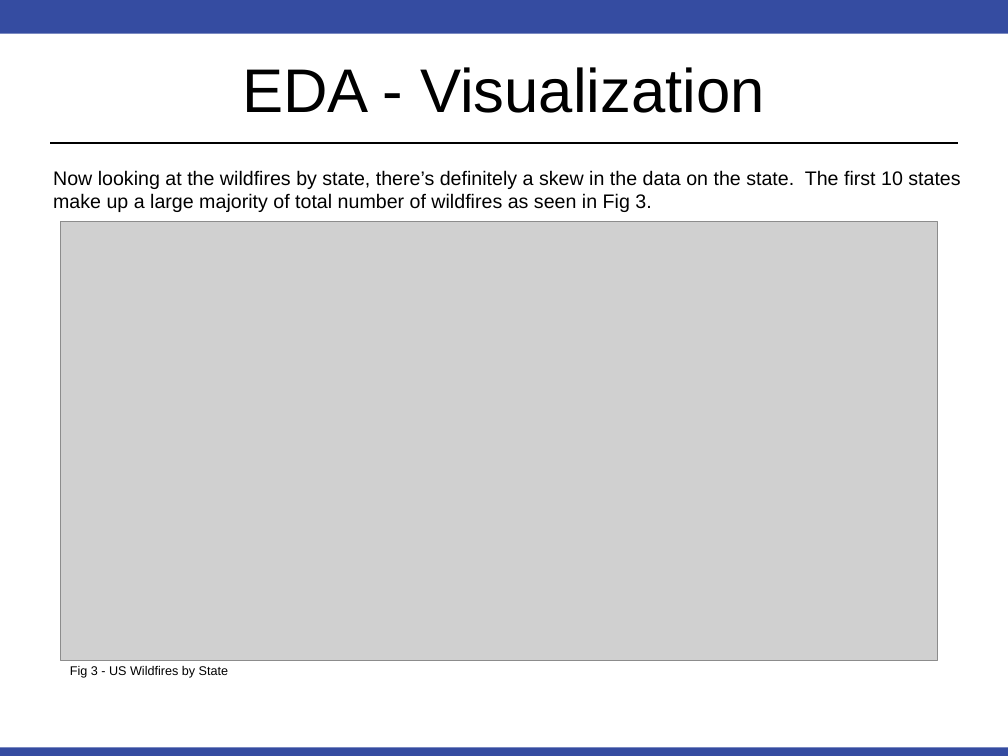
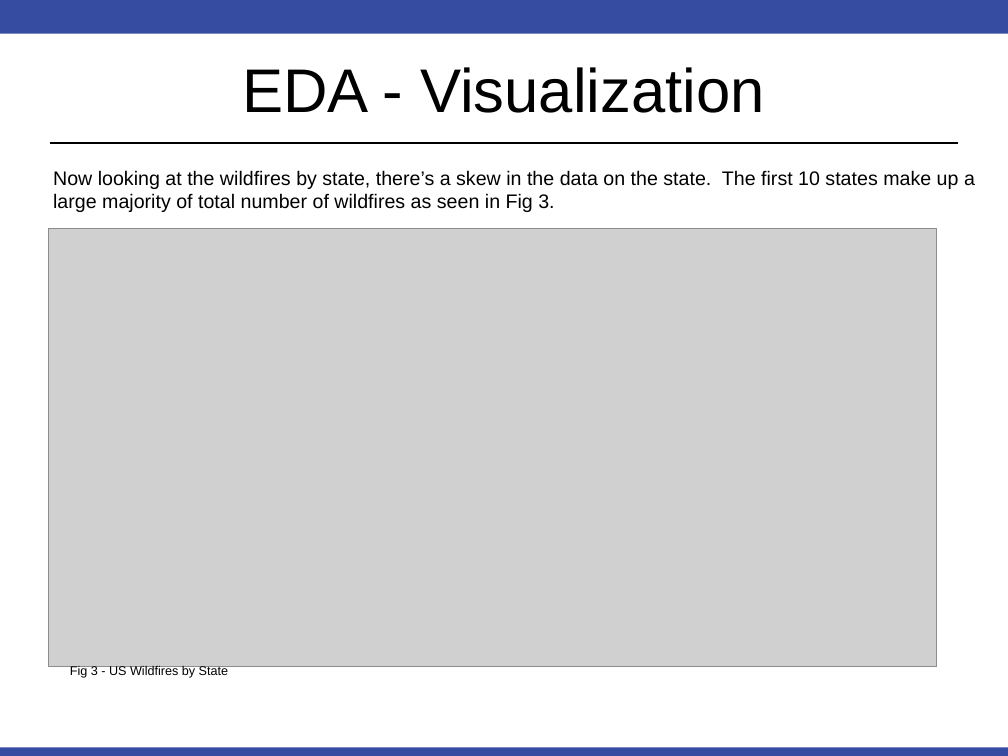
Before and after one commit to RobinsonCW/USWildfireAnalysis, a slide deck: slide 7 of presentation/DS7346_Cloud_Computing_Presentation.pptx. Drawn at 1008x756 pixels with LibreOffice and Linux fonts; fonts in the diff are those of the drawing; grey boxes stand for pictures. Boxes give left, top, right and bottom in pixels: in the first picture for what was removed or moved away, otherwise in the second. Text is boxed around its words. In the diff, an @@ line names an element or a change of style, - is before the commit and + after.

Commit message:
Updated presentation w/ new image for state graph

```diff
--- a/presentation/DS7346_Cloud_Computing_Presentation.pptx
+++ b/presentation/DS7346_Cloud_Computing_Presentation.pptx
@@ text at [53, 170, 975, 212]: text changed @@
-Now looking at the wildfires by state, there’s definitely a skew in the data on the state. The first 10 states make up a large majority of total number of wildfires as seen in Fig 3.
+Now looking at the wildfires by state, there’s a skew in the data on the state. The first 10 states make up a large majority of total number of wildfires as seen in Fig 3.
@@ picture: place and size @@
-picture at [60, 222, 937, 660]
+picture at [48, 229, 936, 667]
```
Also in this commit, not shown: 1 other slide changed.
